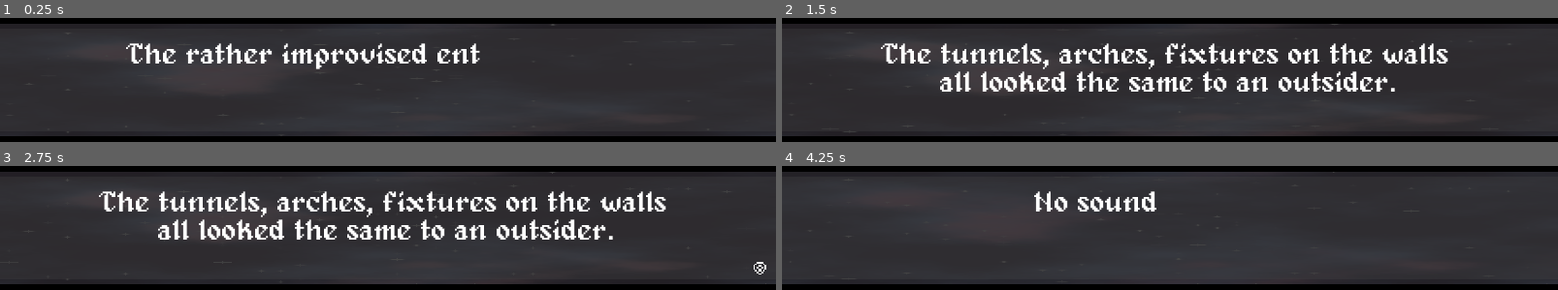
Above: before the commit, frames 1-4 (two rows, left to right).
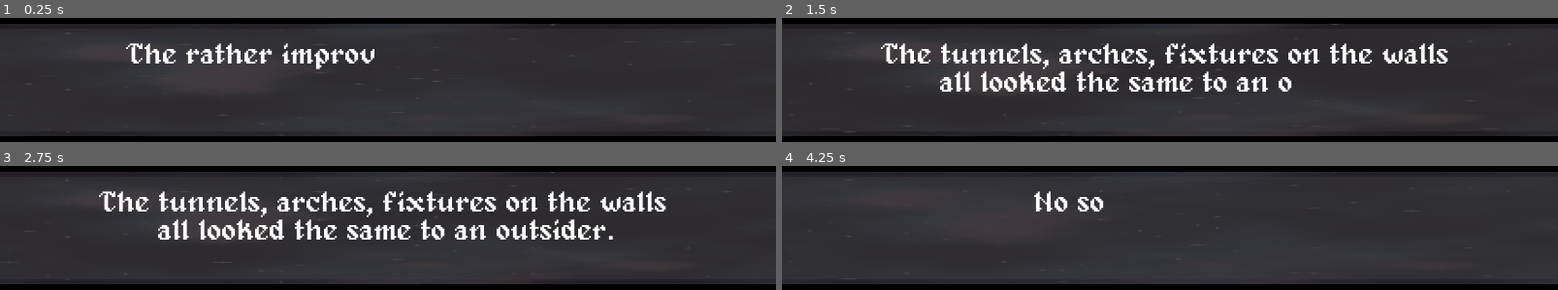
Above: after the commit, the same moments.

Repository: panorb/ludum-dare-51
Game: Godot game, scene res://scene/GameScene.tscn
Two runs of this game, one before a commit and one after it. Both use one fixed random seed, a clock stepped at 60 frames per second and the inputs below. This scene is started directly instead of the project's main scene.
Inputs:
- Up to frame 1 (0.25 s): no input
- Up to frame 2 (1.5 s): tap Enter (option_select) at 0.5 s; hold Up (ui_up) 0.53-1.28 s; hold Down (ui_down) from 1.28 s (still down)
- Up to frame 3 (2.75 s): tap Space at 2 s; release Down (ui_down) at 2.03 s; hold Up (ui_up) from 2.03 s (still down)
- Up to frame 4 (4.25 s): tap Enter (option_select) at 2.75, 4.15 s; release Up (ui_up) at 3.53 s; hold Down (ui_down) from 3.53 s (still down)

The runs differ from the first frame. In frame 1, 1.0% of the frame differs, in the area x 48-62%, y 20-37%; in frame 2, 1.0%; in frame 3, less than 0.1%; in frame 4, 0.5%.

Commit message:
Added support for dialogue blips

Diff:
--- a/godot/autoloads/Globals.gd
+++ b/godot/autoloads/Globals.gd
@@ -3,4 +3,12 @@
 var music_volume := 0.8
 var effect_volume := 0.6
 
-var david_exhausted = false
+var flags := {
+	"AlexExhausted": false,
+	"DavidPresent": false,
+	"PorkusPresent": false,
+	"FemaleNinjaPresent": false,
+	"MaleNinjaPresent": false,
+	"DraculaPresent": false,
+	"GandalfPresent": false
+}
--- a/godot/autoloads/SoundController.gd
+++ b/godot/autoloads/SoundController.gd
@@ -1,7 +1,7 @@
 extends Node
 
-const MUSIC_LAYERS: int = 3
-const EFFECT_LAYERS: int = 10
+const MUSIC_LAYERS: int = 1
+const EFFECT_LAYERS: int = 20
 var _effect: Array = []
 var _music: Array = []
 onready var _tween: Tween = null
@@ -21,7 +21,7 @@
 
 	for i in range(EFFECT_LAYERS):
 		_effect.append(AudioStreamPlayer.new())
-		_effect[i].volume_db =  linear2db(Globals.effect_volume)
+		_effect[i].volume_db = linear2db(Globals.effect_volume)
 		_effect[i].bus = str("SFX",i)
 		add_child(_effect[i])
 
@@ -63,9 +63,11 @@
 
 	_effect[channel].volume_db = linear2db(volume)
 
-var effect_channel_idx = 0
+var effect_channel_idx = -1
 
 func play_effect(filename: String, pitch_scale : float = 1, volume : float = -1) -> void:
+	effect_channel_idx += 1
+
 	if volume < 0:
 		volume = Globals.effect_volume
 
@@ -80,8 +82,6 @@
 	_effect[effect_channel_idx].stop()
 	_effect[effect_channel_idx].stream = stream
 	_effect[effect_channel_idx].play()
-
-	effect_channel_idx += 1
 
 
 func stop_music()-> void:
--- a/godot/gui/dialogue/BlipTimer.gd
+++ b/godot/gui/dialogue/BlipTimer.gd
@@ -1,4 +1,5 @@
 extends Timer
 
+export(float, 0.0, 0.05) var animation_duration_per_char = 0.014
 export(String, FILE) var sound_file = "default_blip.wav"
 export(float, 0.01, 4.0) var pitch_scale = 1.0
--- a/godot/gui/dialogue/ChoiceBox.tscn
+++ b/godot/gui/dialogue/ChoiceBox.tscn
@@ -5,7 +5,6 @@
 [ext_resource path="res://gui/outline_shader.shader" type="Shader" id=3]
 [ext_resource path="res://sounds/default_blip.wav" type="AudioStream" id=4]
 [ext_resource path="res://gui/alagart_14.tres" type="DynamicFont" id=5]
-
 
 [sub_resource type="StyleBoxFlat" id=4]
 bg_color = Color( 1, 1, 1, 1 )
--- a/godot/gui/dialogue/DialogueBox.gd
+++ b/godot/gui/dialogue/DialogueBox.gd
@@ -11,6 +11,8 @@
 
 onready var proceed_indicator = get_node("BoxPanel/ProceedIndicator")
 onready var proceed_indicator_timer = get_node("BoxPanel/ProceedIndicator/Timer")
+
+var _animation_duration_per_char = 0.014
 
 var _play_blips = false
 
@@ -37,6 +39,10 @@
 func _set_display_name(new_val):
 	character_name.text = new_val
 
+	if blip_timers_node.has_node("Timer" + new_val):
+		var blip_timer_node = blip_timers_node.get_node("Timer" + new_val)
+		_animation_duration_per_char = blip_timer_node.animation_duration_per_char
+
 func _get_display_name():
 	return character_name.text
 
@@ -52,7 +58,7 @@
 func _animate_dialogue_text():
 	tween.stop_all()
 	tween.reset_all()
-	tween.interpolate_property(dialogue_text, "percent_visible", 0.0, 1.0, len(self.text) * 0.01)
+	tween.interpolate_property(dialogue_text, "percent_visible", 0.0, 1.0, len(self.text) *_animation_duration_per_char)
 	_play_blips = true
 	tween.start()
 
--- a/godot/gui/dialogue/DialogueBox.tscn
+++ b/godot/gui/dialogue/DialogueBox.tscn
@@ -85,16 +85,17 @@
 wait_time = 0.3
 autostart = true
 script = ExtResource( 4 )
+animation_duration_per_char = 0.008
 
 [node name="TimerPorkus" type="Timer" parent="BlipTimers"]
 process_mode = 0
 wait_time = 0.6
 autostart = true
 script = ExtResource( 4 )
+animation_duration_per_char = 0.016
 
 [node name="TimerAlex" type="Timer" parent="BlipTimers"]
 process_mode = 0
 wait_time = 0.45
 autostart = true
 script = ExtResource( 4 )
-pitch_scale = 3.0
--- a/godot/gui/dialogue/NarratorStage.gd
+++ b/godot/gui/dialogue/NarratorStage.gd
@@ -8,6 +8,11 @@
 
 onready var proceed_indicator = get_node("BoxPanel/ProceedIndicator")
 onready var proceed_indicator_timer = get_node("BoxPanel/ProceedIndicator/Timer")
+
+onready var blip_timer = get_node("BlipTimer")
+var _play_blips = false
+
+onready var _animation_duration_per_char = blip_timer.animation_duration_per_char
 
 signal reading_finished
 
@@ -20,21 +25,29 @@
 
 func _input(event):
 	if event.is_action_pressed("option_select"):
-		print("enter")
+		_play_blips = false
+
 		emit_signal("reading_finished")
-
 
 func _ready():
 	proceed_indicator_timer.connect("timeout", self, "_on_ProceedIndicator_switch")
+	blip_timer.connect("timeout", self, "_on_BlipTimer_timeout")
+	tween.connect("tween_all_completed", self, "_animation_finished")
+
+func _on_BlipTimer_timeout():
+	if _play_blips:
+		SoundController.play_effect(blip_timer.sound_file, blip_timer.pitch_scale)
 
 func _on_ProceedIndicator_switch():
 	proceed_indicator.visible = dialogue_text.percent_visible == 1.0 and not proceed_indicator.visible
 
-func _on_animation_finished(animation_name):
-	print(animation_name)
+func _animation_finished():
+	_play_blips = false
 
 func _animate_dialogue_text():
+	_play_blips = true
+
 	tween.stop_all()
 	tween.reset_all()
-	tween.interpolate_property(dialogue_text, "percent_visible", 0.0, 1.0, len(self.text) * 0.01)
+	tween.interpolate_property(dialogue_text, "percent_visible", 0.0, 1.0, len(self.text) * _animation_duration_per_char)
 	tween.start()
--- a/godot/gui/dialogue/NarratorStage.tscn
+++ b/godot/gui/dialogue/NarratorStage.tscn
@@ -3,7 +3,7 @@
 [ext_resource path="res://gui/dialogue/NarratorStage.gd" type="Script" id=1]
 [ext_resource path="res://gui/main_theme.tres" type="Theme" id=2]
 [ext_resource path="res://gui/dialogue/proceed_indicator.png" type="Texture" id=3]
-[ext_resource path="res://sounds/default_blip.wav" type="AudioStream" id=4]
+[ext_resource path="res://gui/dialogue/BlipTimer.gd" type="Script" id=4]
 
 [sub_resource type="Shader" id=2]
 code = "shader_type canvas_item;
@@ -191,9 +191,8 @@
 
 [node name="Tween" type="Tween" parent="."]
 
-[node name="Sounds" type="Node" parent="."]
-
-[node name="SoundBeep" type="AudioStreamPlayer" parent="Sounds"]
-stream = ExtResource( 4 )
-volume_db = -20.0
-pitch_scale = 0.7
+[node name="BlipTimer" type="Timer" parent="."]
+process_mode = 0
+wait_time = 0.18
+autostart = true
+script = ExtResource( 4 )
--- a/godot/scene/DialogueManager.gd
+++ b/godot/scene/DialogueManager.gd
@@ -61,7 +61,13 @@
 	json_data = parse_json(file.get_as_text())
 	file.close()
 
-	local = json_data[0]["variables"]
+	# Copy variables
+	for variable in json_data[0]["variables"]:
+		local[variable] = json_data[0]["variables"][variable]["value"]
+
+	# Overwritten known flags with their real value
+	for flag in Globals.flags:
+		local[flag] = Globals.flags[flag]
 
 func get_dialogue_node_by_id(id):
 	for node in json_data[0]["nodes"]:
@@ -77,17 +83,17 @@
 	var var_name = current_node["var_name"]
 
 	if current_node["operation_type"] == "ADD":
-		local[var_name]["value"] += current_node["value"]
+		local[var_name]+= current_node["value"]
 	if current_node["operation_type"] == "SUBSTRACT":
-		local[var_name]["value"] -= current_node["value"]
+		local[var_name] -= current_node["value"]
 	if current_node["operation_type"] == "SET":
-		local[var_name]["value"] = current_node["value"]
+		local[var_name] = current_node["value"]
 
 	auto_next()
 	handle_current_node()
 
 func get_var(var_name):
-	return local[var_name]["value"]
+	return local[var_name]
 
 func start_dialogue(json_path):
 	load_data(json_path)
@@ -120,8 +126,8 @@
 	else:
 		change_box_style("Dialogue")
 
+		dialogue_box.display_name = current_node["character"][0]
 		dialogue_box.text = current_node["text"]["ENG"]
-		dialogue_box.display_name = current_node["character"][0]
 
 func auto_next():
 	if current_node and current_node.has("next"):
@@ -182,7 +188,7 @@
 	var comparator : String = parts[1]
 	var value : String = parts[2]
 
-	var var_value = str(local[var_name]["value"])
+	var var_value = str(local[var_name])
 
 	match comparator:
 		"==": # Equality comparisions
